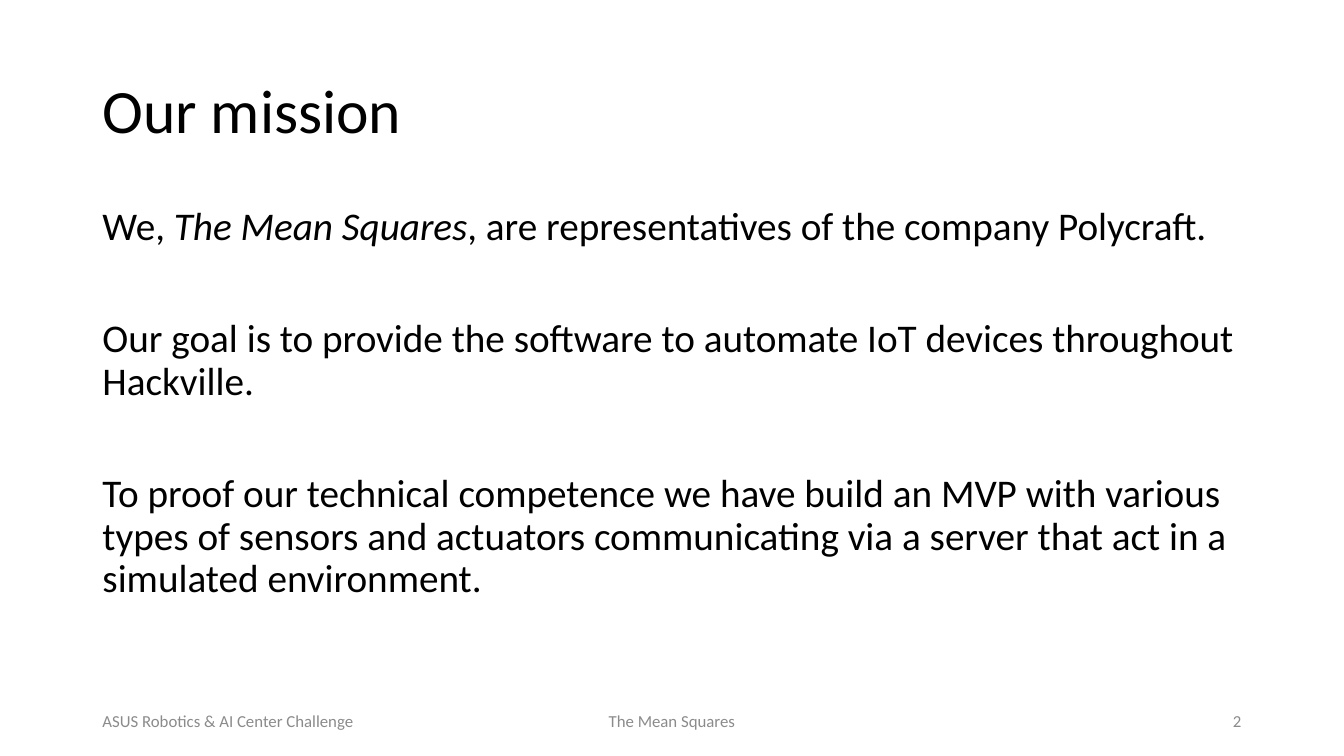
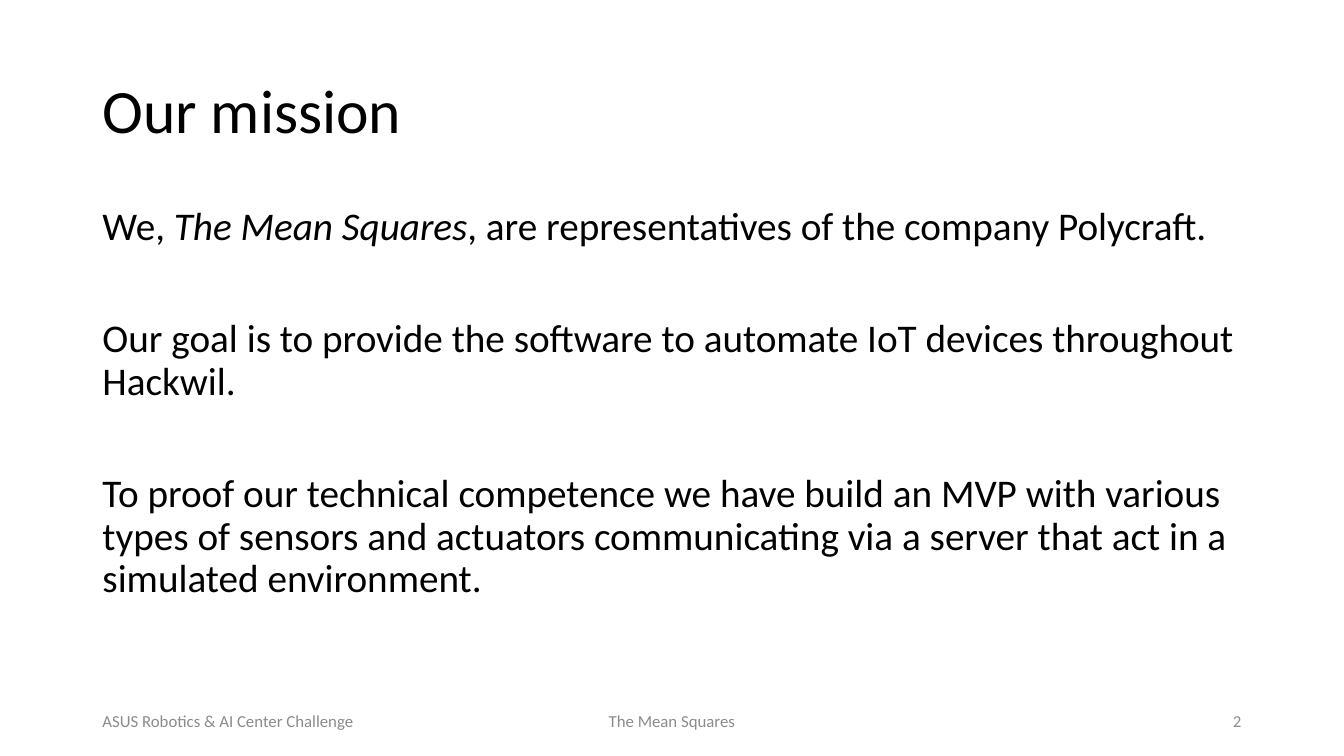
Before and after one commit to Karko93/Polyhack2020-Project, a slide deck: slide 2 of Documents/TheMeanSquares_ASUSChallenge.pptx. Drawn at 1344x756 pixels with LibreOffice and Linux fonts; fonts in the diff are those of the drawing; background and template pictures are left out. Boxes give left, top, right and bottom in pixels: in the first picture for what was removed or moved away, otherwise in the second. Text is boxed around its words. In the diff, an @@ line names an element or a change of style, - is before the commit and + after.

```diff
--- a/Documents/TheMeanSquares_ASUSChallenge.pptx
+++ b/Documents/TheMeanSquares_ASUSChallenge.pptx
@@ text at bbox=[102, 324, 1233, 396]: text changed @@
-Our goal is to provide the software to automate IoT devices throughout Hackville.
+Our goal is to provide the software to automate IoT devices throughout Hackwil.
```
Also in this commit, not shown: 5 other slides changed, 1 other file.
